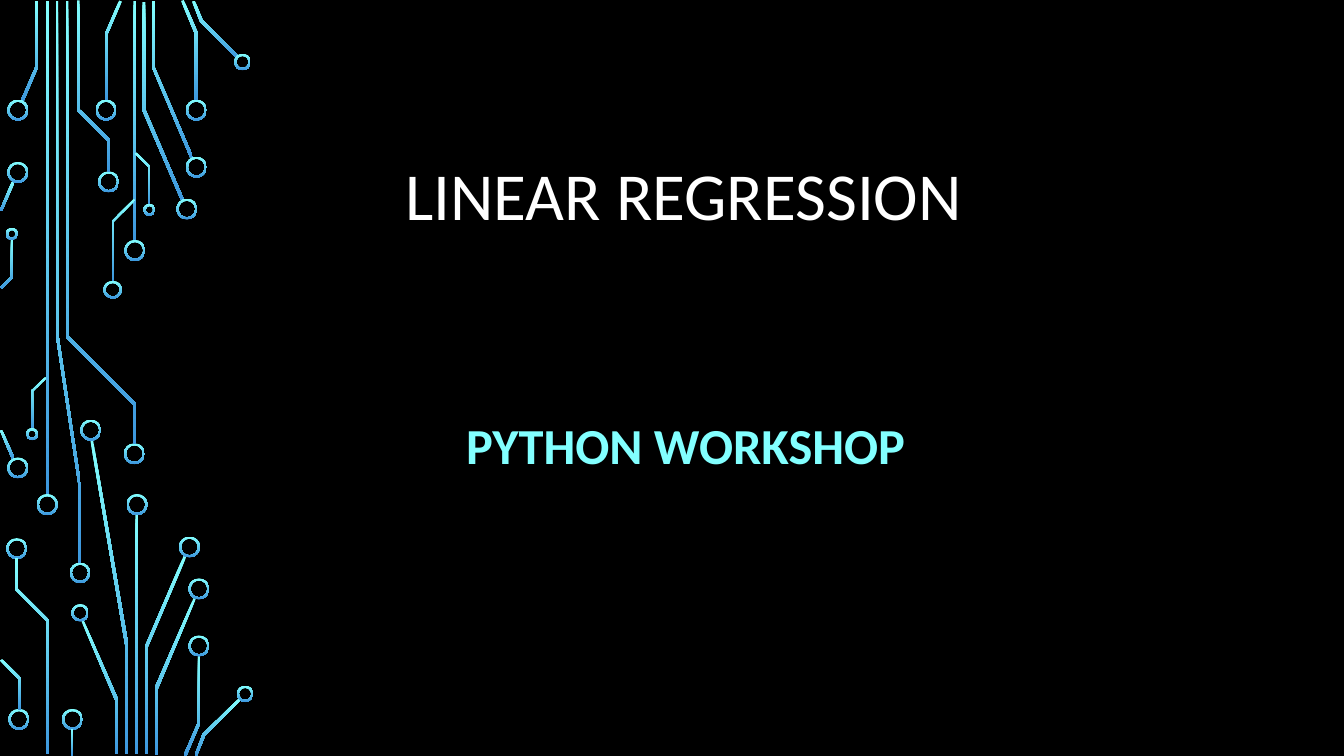
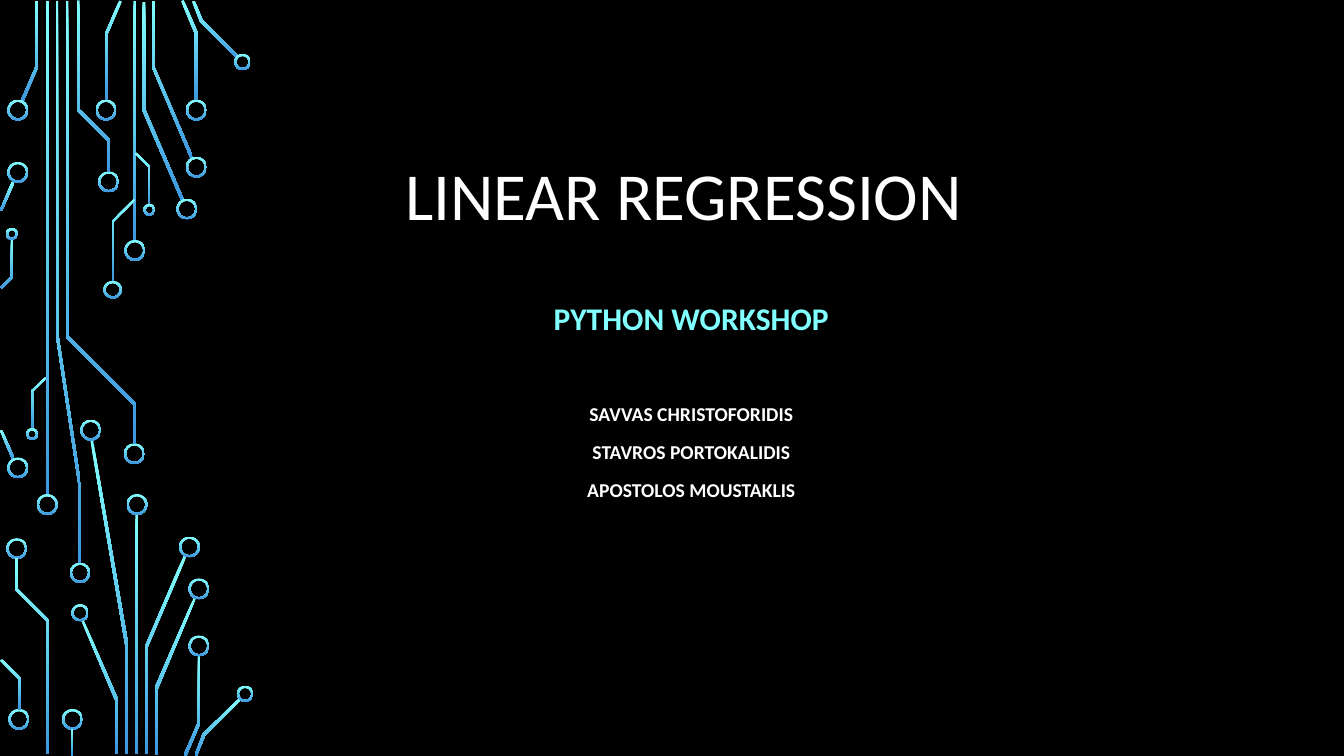
Before and after one commit to tolism/LinearRegression, a slide deck: slide 1 of LINEAR REGRESSION.pptx. Drawn at 1344x756 pixels with LibreOffice and Linux fonts; fonts in the diff are those of the drawing; background and template pictures are left out. Boxes give left, top, right and bottom in pixels: in the first picture for what was removed or moved away, otherwise in the second. Text is boxed around its words. In the diff, an @@ line names an element or a change of style, - is before the commit and + after.

```diff
--- a/LINEAR REGRESSION.pptx
+++ b/LINEAR REGRESSION.pptx
@@ subtitle "PYTHON WORKSHOP": place and size @@
-subtitle "PYTHON WORKSHOP" at bbox=[466, 431, 905, 465]
+subtitle "PYTHON WORKSHOP" at bbox=[554, 309, 828, 497]
@@ subtitle at bbox=[554, 309, 828, 331]: size 36 to 22.5 pt in "PYTHON WORKSHOP"; line spacing 1.2 to 1 @@
@@ subtitle at bbox=[587, 408, 795, 497]: paragraphs added @@
+SAVVAS CHRISTOFORIDIS
+STAVROS PORTOKALIDIS
+APOSTOLOS MOUSTAKLIS
```
Also in this commit, not shown: 16 other slides changed.
